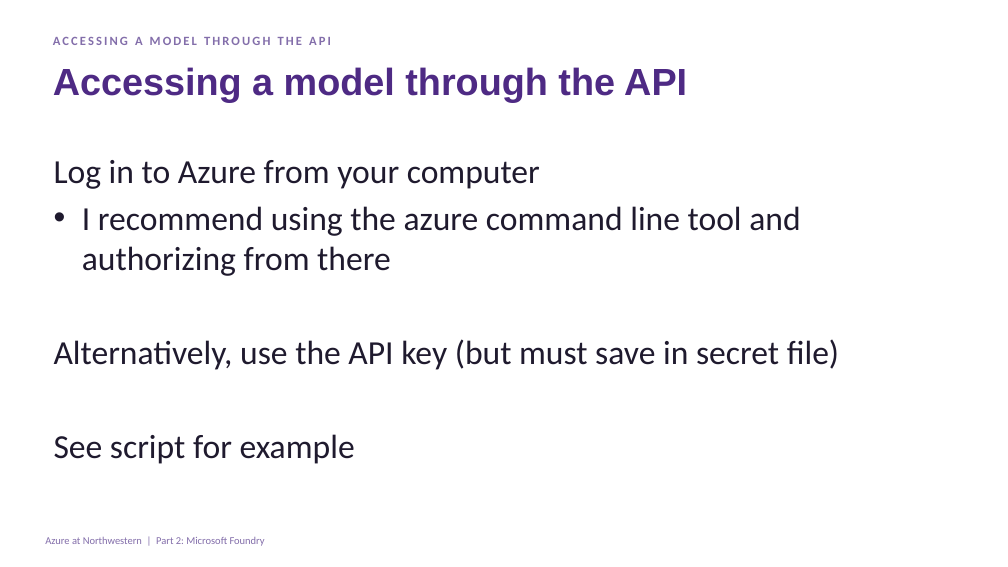
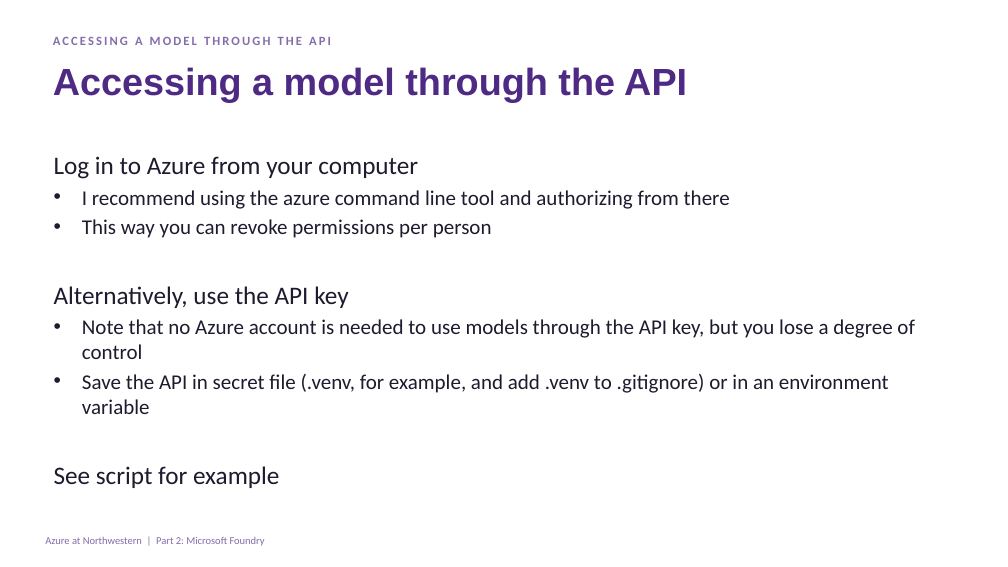
Before and after one commit to nuitrcs/workshop-llms-on-azure, a slide deck: slide 28 of Azure-OpenAI-Workshop-Part1-Cloud-Foundations.pptx (slide 27 before the commit). Drawn at 1008x567 pixels with LibreOffice and Linux fonts; fonts in the diff are those of the drawing. Boxes give left, top, right and bottom in pixels: in the first picture for what was removed or moved away, otherwise in the second. Text is boxed around its words. In the diff, an @@ line names an element or a change of style, - is before the commit and + after.

Commit message:
updating slides and readme with user permissions info

```diff
--- a/Azure-OpenAI-Workshop-Part1-Cloud-Foundations.pptx
+++ b/Azure-OpenAI-Workshop-Part1-Cloud-Foundations.pptx
@@ text at <box>54,156,730,488</box>: size 32 to 24 pt in "Log in to Azure from your computer", "See script for example"; size 32 to 20 pt in "I recommend using the azure command line ..."; less space between paragraphs @@
@@ text at <box>54,219,915,414</box>: text changed; size 32 to 20 pt @@
-Alternatively, use the API key (but must save in secret file)
+• This way you can revoke permissions per person
+Alternatively, use the API key
+• Note that no Azure account is needed to use models through the API key, but you lose a degree of control
+• Save the API in secret file (.venv, for example, and add .venv to .gitignore) or in an environment variable
```
Also in this commit, not shown: 2 other slides changed, 1 slide added, 1 other file.
